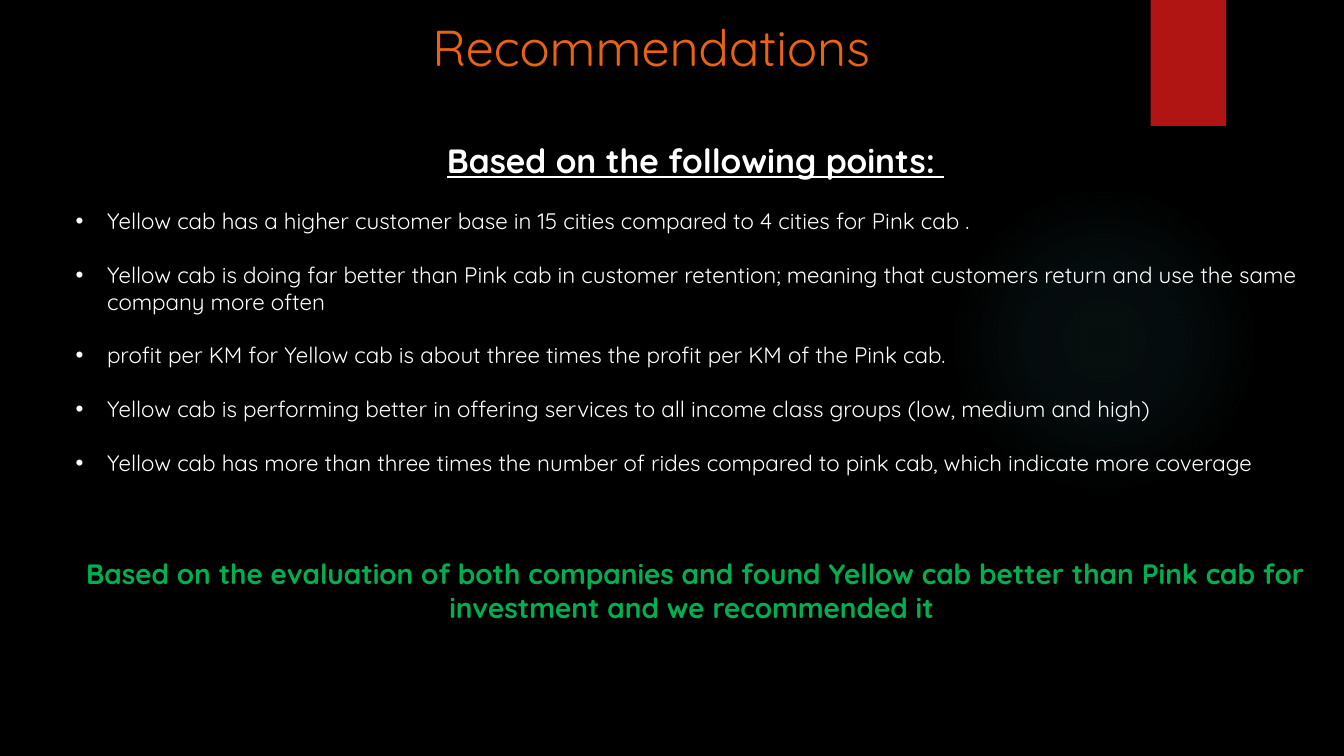
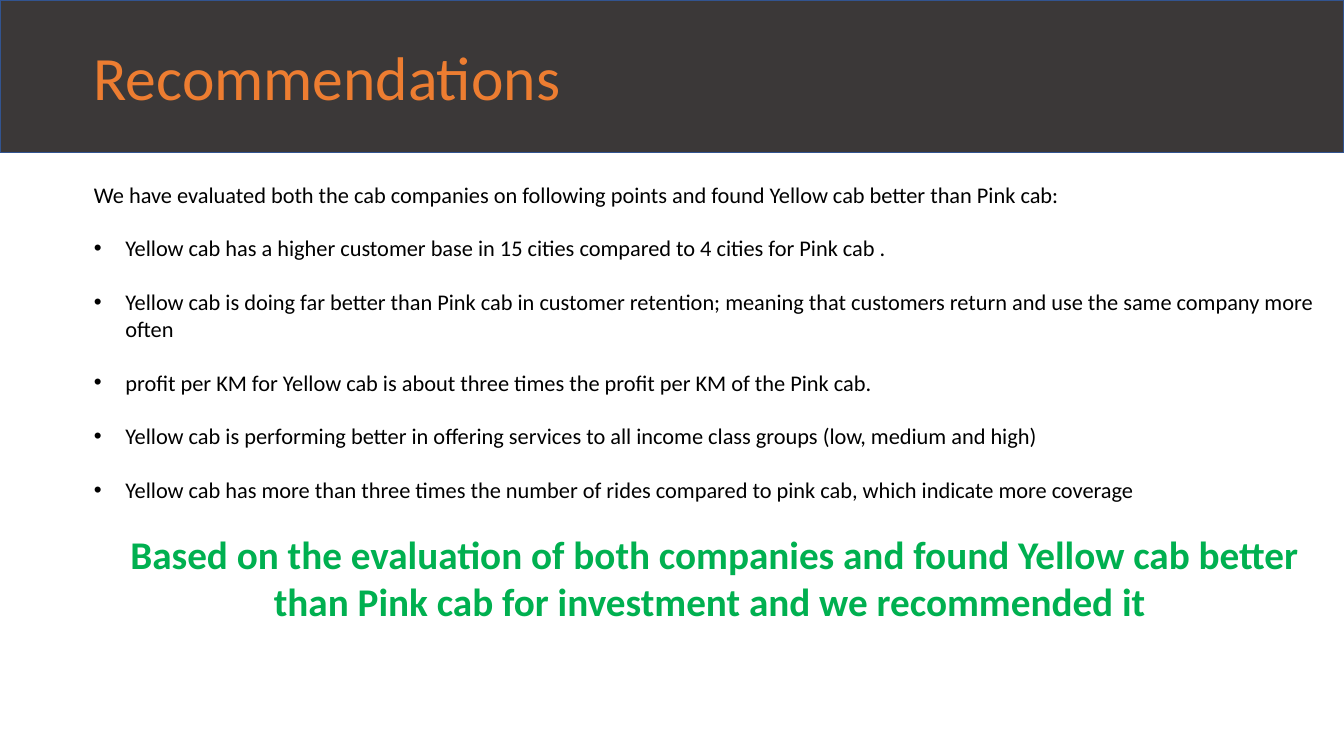
Before and after one commit to m-odeh/G2M-Data-Glacier-Internship-, a slide deck: slide 11 of G2M_Case_Study_ Final .pptx. Drawn at 1344x756 pixels with LibreOffice and Linux fonts; fonts in the diff are those of the drawing; background and template pictures are left out. Boxes give left, top, right and bottom in pixels: in the first picture for what was removed or moved away, otherwise in the second. Text is boxed around its words. In the diff, an @@ line names an element or a change of style, - is before the commit and + after.

```diff
--- a/G2M_Case_Study_ Final .pptx
+++ b/G2M_Case_Study_ Final .pptx
@@ background picture (left out) to #FFFFFF @@
@@ rectangle "Recommendations": place and size @@
-rectangle "Recommendations" at [432,28,870,67]
+rectangle "Recommendations" at [0,0,1344,152]
@@ rectangle "Recommendations" at [0,0,1344,152]: size 36 to 44 pt, font Quicksand to Calibri, text colour #EA6312 to #ED7D31; alignment centre to left; vertical alignment top to middle; fill none to #3B3838; outline none to #325491 1 pt @@
@@ rectangle removed at [1150,0,1226,126] @@
@@ text "We have evaluated both the ...": place and size @@
-text "We have evaluated both the ..." at [86,148,1304,619]
+text "We have evaluated both the ..." at [94,187,1312,617]
@@ text at [94,187,1059,207]: text changed; size 24 to 16 pt; font Quicksand to Calibri; text colour #FFFFFF to #000000; bold off @@
-Based on the following points:
+We have evaluated both the cab companies on following points and found Yellow cab better than Pink cab:
@@ ellipse removed at [949,185,1259,495] @@
@@ text at [125,240,1312,617]: font Quicksand to Calibri in "Yellow cab has a higher customer base ...", "Yellow cab is doing far better than ...", "profit per KM for Yellow cab is ...", "Yellow cab is performing better in offering ..." and 2 more places; text colour #FFFFFF to #000000 in "Yellow cab has a higher customer base ...", "Yellow cab is doing far better than ...", "profit per KM for Yellow cab is ...", "Yellow cab is performing better in offering ..." and 1 more places; size 20 to 28 pt in "Based on the evaluation of both companies ..." @@
```
Also in this commit, not shown: 11 other slides changed.
